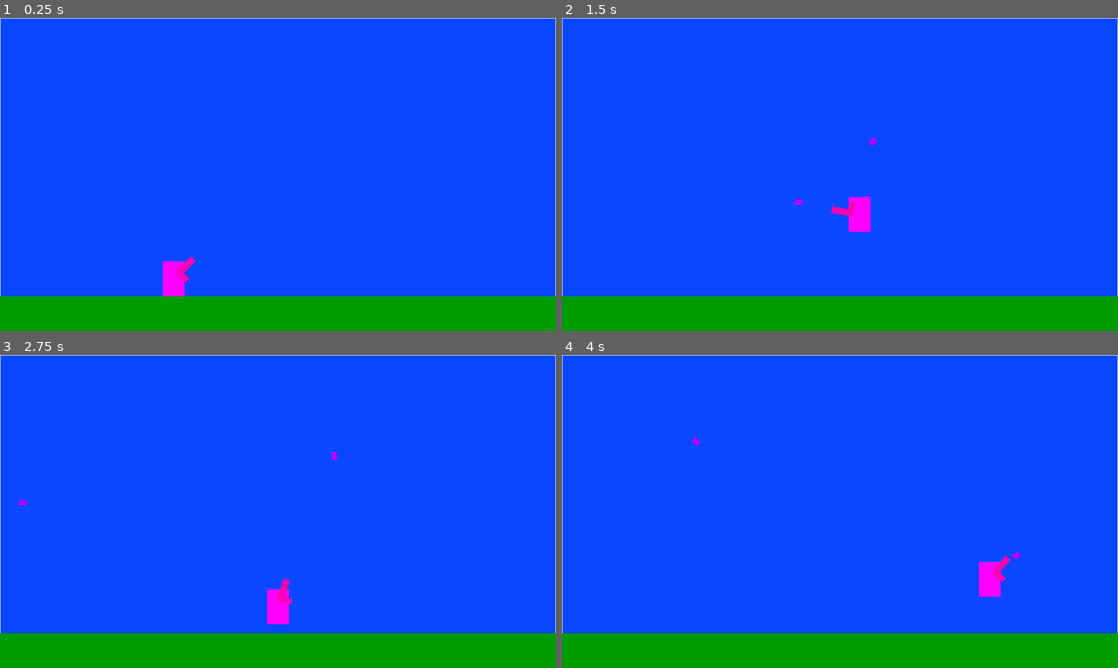
Above: before the commit, frames 1-4 (two rows, left to right).
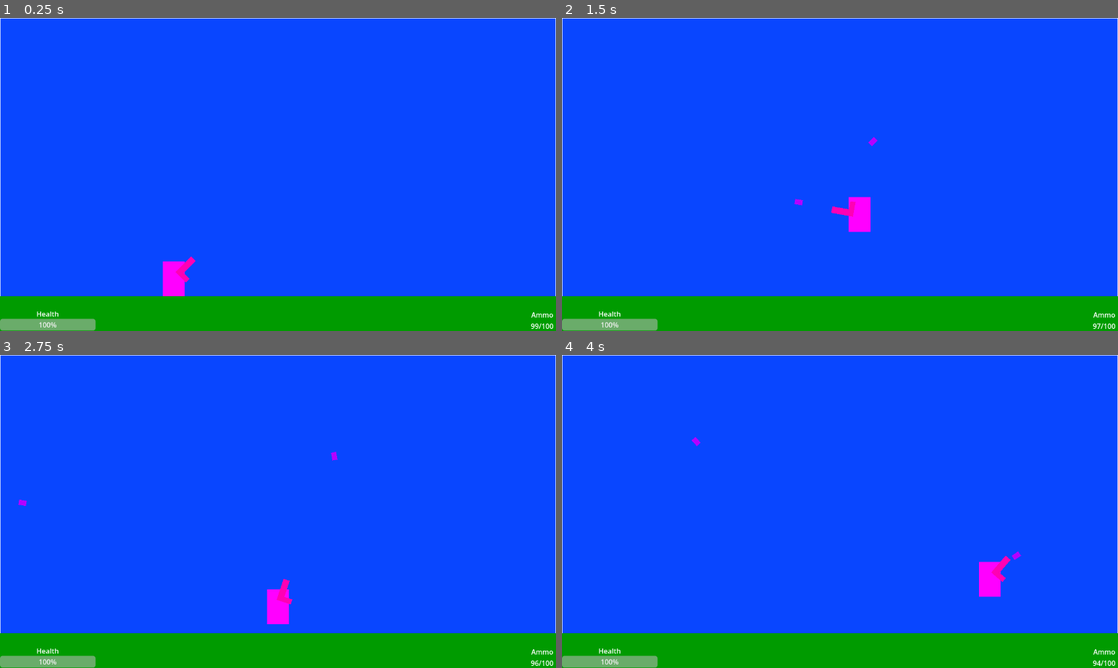
Above: after the commit, the same moments.

Repository: Razboinicul/BounceBack
Game: Godot game, scene res://Main.tscn
Two runs of this game, one before a commit and one after it. Both use one fixed random seed, a clock stepped at 60 frames per second and the inputs below.
Inputs (mouse positions are in pixels of both pictures, inside the frame that each line leads up to):
- Up to frame 1 (0.25 s): no input
- Up to frame 2 (1.5 s): tap Enter (shoot) at 0.5, 0.6, 1.35 s; move the mouse to (962, 158) at 0.52 s; hold Right (right) from 0.53 s (still down); tap Space (jump) at 0.77 s; move the mouse to (728, 190) at 1.27 s
- Up to frame 3 (2.75 s): tap Space (jump) at 1.52 s; move the mouse to (333, 442) at 2.02 s; release Right (right) at 2.03 s; hold A (left) from 2.03 s (still down); tap Enter (shoot) at 2.1 s
- Up to frame 4 (4 s): move the mouse to (812, 574) at 2.77 s; release A (left) at 2.78 s; hold Right (right) from 2.78 s (still down); tap Enter (shoot) at 2.85, 3.6 s; tap Space (jump) at 3.02, 3.77 s; move the mouse to (1006, 558) at 3.52 s

The runs differ from the first frame. In frame 1, 0.8% of the frame differs, in the area x 0-100%, y 93-100%; in frame 2, 0.8%; in frame 3, 0.8%; in frame 4, 0.8%.

Commit message:
HUD

Diff:
--- a/bounce-fight/HUD.tscn
+++ b/bounce-fight/HUD.tscn
@@ -1,4 +1,6 @@
 [gd_scene format=3 uid="uid://bglebn2qx6300"]
+
+[ext_resource type="Script" uid="uid://bkuylx4tcp6j2" path="res://hud.gd" id="1_k5de2"]
 
 [node name="Hud" type="Control" unique_id=870540341]
 layout_mode = 3
@@ -7,12 +9,14 @@
 anchor_bottom = 1.0
 grow_horizontal = 2
 grow_vertical = 2
+script = ExtResource("1_k5de2")
 
 [node name="Health" type="ProgressBar" parent="." unique_id=1543921773]
 layout_mode = 0
 offset_top = 692.0
 offset_right = 220.0
 offset_bottom = 719.0
+value = 100.0
 rounded = true
 
 [node name="HealthLabel" type="Label" parent="." unique_id=38706107]
@@ -24,16 +28,11 @@
 horizontal_alignment = 1
 
 [node name="AmmoLabel" type="Label" parent="." unique_id=508145116]
-layout_mode = 1
-anchors_preset = 3
-anchor_left = 1.0
-anchor_top = 1.0
-anchor_right = 1.0
-anchor_bottom = 1.0
-offset_left = -62.0
-offset_top = -49.0
-grow_horizontal = 0
-grow_vertical = 0
+layout_mode = 0
+offset_left = 1218.0
+offset_top = 671.0
+offset_right = 1280.0
+offset_bottom = 720.0
 text = "Ammo
 000/000"
 horizontal_alignment = 1
--- a/bounce-fight/Main.tscn
+++ b/bounce-fight/Main.tscn
@@ -1,6 +1,8 @@
 [gd_scene format=3 uid="uid://h64cvf02mp3n"]
 
 [ext_resource type="PackedScene" uid="uid://cl4iga21ujca5" path="res://Player.tscn" id="1_glv2v"]
+[ext_resource type="Script" uid="uid://cs6tnjfga3ocx" path="res://main.gd" id="1_r0du0"]
+[ext_resource type="PackedScene" uid="uid://bglebn2qx6300" path="res://HUD.tscn" id="3_cm0pq"]
 
 [sub_resource type="RectangleShape2D" id="RectangleShape2D_fh7p3"]
 size = Vector2(2560, 2)
@@ -12,6 +14,7 @@
 size = Vector2(2560, 160)
 
 [node name="Main" type="Node2D" unique_id=650005980]
+script = ExtResource("1_r0du0")
 
 [node name="Borders" type="StaticBody2D" parent="." unique_id=1921964438]
 
@@ -103,3 +106,5 @@
 
 [node name="Player" parent="." unique_id=705455276 instance=ExtResource("1_glv2v")]
 position = Vector2(400, 580)
+
+[node name="Hud" parent="." unique_id=870540341 instance=ExtResource("3_cm0pq")]
--- a/bounce-fight/gun.gd
+++ b/bounce-fight/gun.gd
@@ -1,6 +1,6 @@
 extends Area2D
 
-var total_bullets = 100000 #PLEASE MODIFY IN-GAME
+var total_bullets = 99 #PLEASE MODIFY IN-GAME
 var can_shoot = true
 var bullet_pre = preload("res://bullet.tscn")
 
--- /dev/null
+++ b/bounce-fight/hud.gd
@@ -0,0 +1,5 @@
+extends Control
+
+func update_ui(health: int, ammo: int):
+	$Health.value = health
+	$AmmoLabel.text = "Ammo\n"+str(ammo)+"/100"
--- /dev/null
+++ b/bounce-fight/main.gd
@@ -0,0 +1,4 @@
+extends Node2D
+
+func _process(delta: float) -> void:
+	$Hud.update_ui($Player.health, $Player/G/Gun.total_bullets)
--- a/bounce-fight/player.gd
+++ b/bounce-fight/player.gd
@@ -3,6 +3,7 @@
 const SPEED = 300.0
 const JUMP_VELOCITY = -550.0
 
+var health = 100
 var jumped = false
 var fallheight = 0.0
 var cons_bounces = 0
Not shown, added: bounce-fight/hud.gd.uid
Not shown, added: bounce-fight/main.gd.uid
